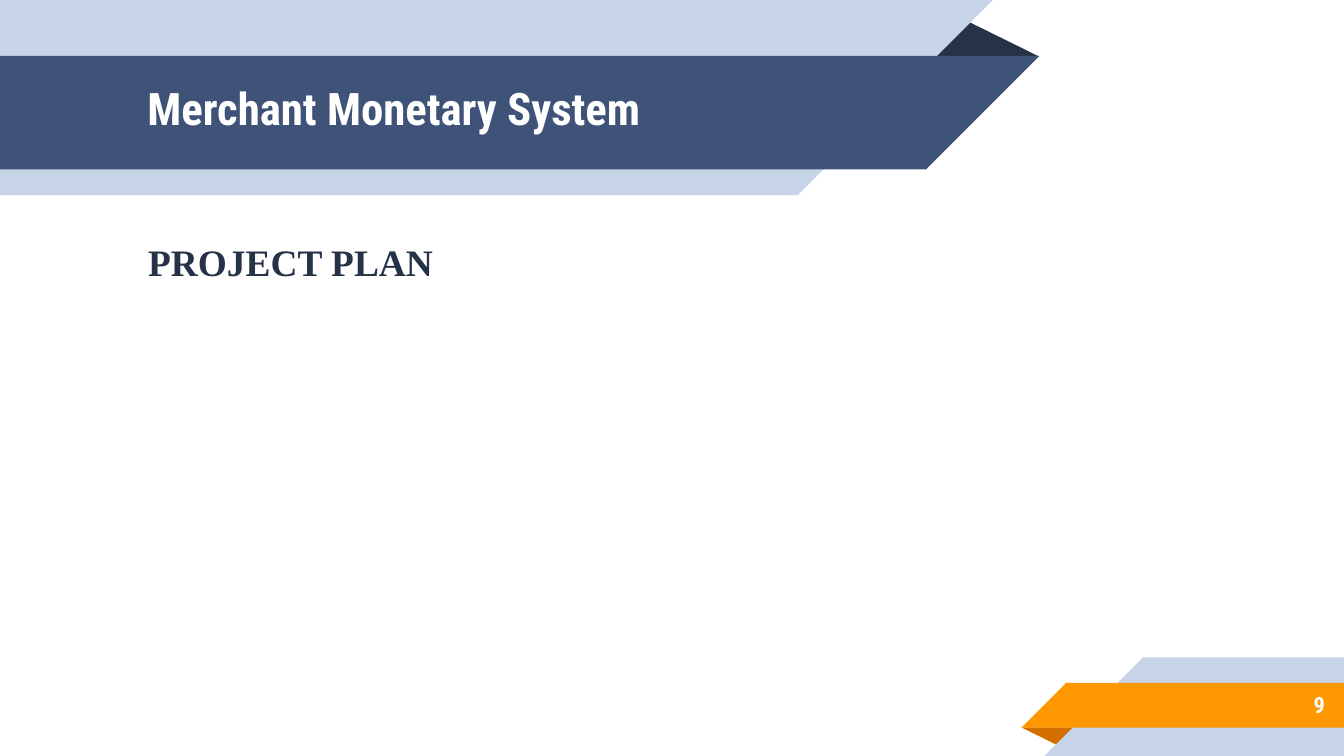
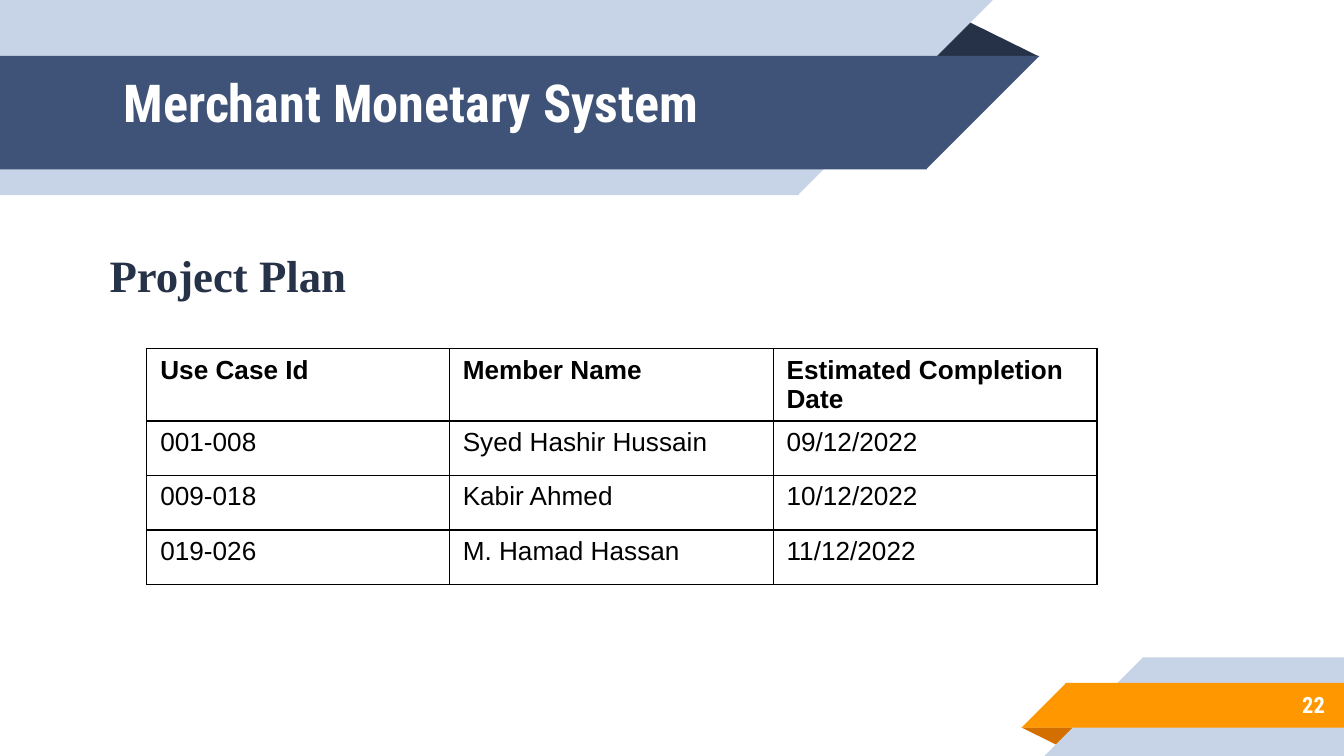
Before and after one commit to hamadhassan/Merchant-Monetary-System, a slide deck: slide 22 of Power Point Slides/PRESENTATION SLIDES.pptx (slide 9 before the commit). Drawn at 1344x756 pixels with LibreOffice and Linux fonts; fonts in the diff are those of the drawing. Boxes give left, top, right and bottom in pixels: in the first picture for what was removed or moved away, otherwise in the second. Text is boxed around its words. In the diff, an @@ line names an element or a change of style, - is before the commit and + after.

```diff
--- a/Power Point Slides/PRESENTATION SLIDES.pptx
+++ b/Power Point Slides/PRESENTATION SLIDES.pptx
@@ title "Merchant Monetary System": place and size @@
-title "Merchant Monetary System" at (147,91,640,135)
+title "Merchant Monetary System" at (124,83,698,133)
@@ title "Merchant Monetary System" at (124,83,698,133): size 24 to 28 pt @@
@@ text "Project Plan" at (110,261,346,302): vertical alignment top to middle @@
@@ text at (110,261,346,302): text changed; size 20 to 24 pt @@
-PROJECT PLAN
+Project Plan
@@ table added at (146,349,1097,589), 4 rows, 3 columns @@
+Use Case Id | Member Name | Estimated Completion / Date
+001-008 | Syed Hashir Hussain | 09/12/2022
+009-018 | Kabir Ahmed | 10/12/2022
+019-026 | M. Hamad Hassan | 11/12/2022
@@ page number at (1302,697,1325,713): text changed @@
-9
+22
```
Also in this commit, not shown: 11 other slides changed, 3 slides added, 4 other files.
